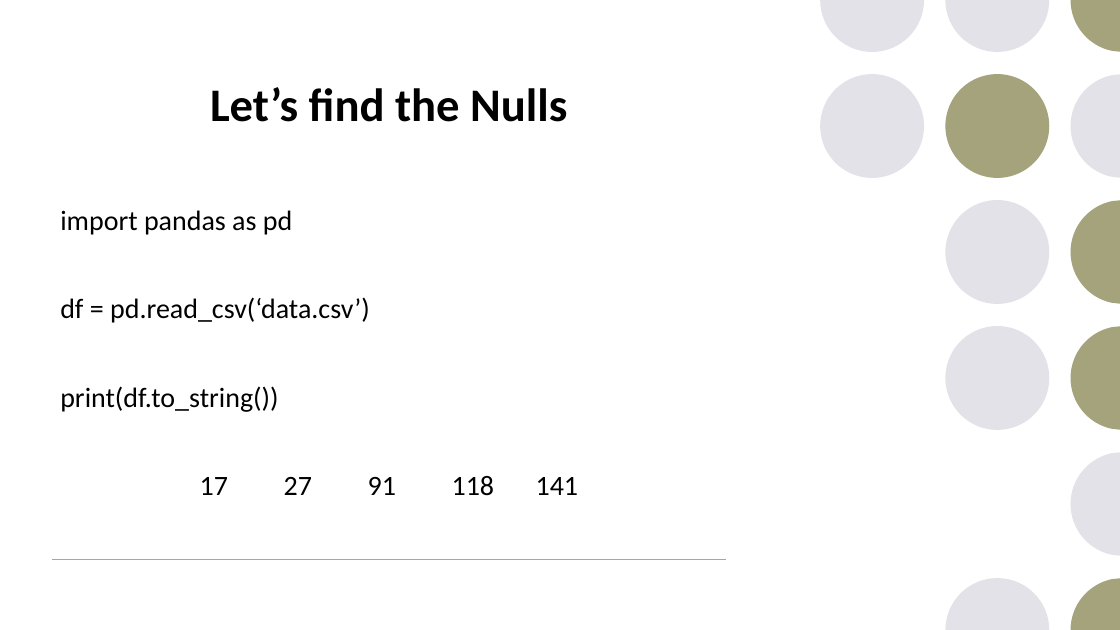
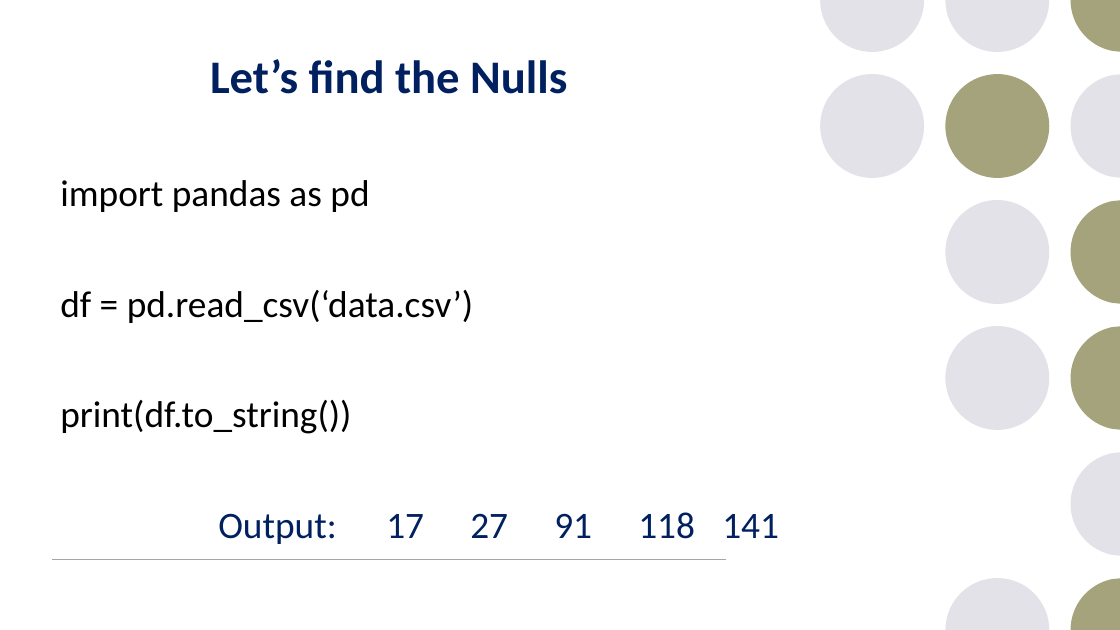
Before and after one commit to JohanBester/PythonResources, a slide deck: slide 37 of DAP_PowerPoints/week6-pandas.pptx (slide 38 before the commit). Drawn at 1120x630 pixels with LibreOffice and Linux fonts; fonts in the diff are those of the drawing. Boxes give left, top, right and bottom in pixels: in the first picture for what was removed or moved away, otherwise in the second. Text is boxed around its words. In the diff, an @@ line names an element or a change of style, - is before the commit and + after.

```diff
--- a/DAP_PowerPoints/week6-pandas.pptx
+++ b/DAP_PowerPoints/week6-pandas.pptx
@@ title "Let’s find the Nulls": place and size @@
-title "Let’s find the Nulls" at [210, 87, 567, 122]
+title "Let’s find the Nulls" at [210, 59, 567, 94]
@@ title "Let’s find the Nulls" at [210, 59, 567, 94]: text colour #000000 to #002060 @@
@@ text "import pandas as pd": place and size @@
-text "import pandas as pd" at [60, 210, 579, 496]
+text "import pandas as pd" at [60, 180, 779, 544]
@@ text at [60, 180, 473, 434]: size 24 to 32 pt in "import pandas as pd", "df = pd.read_csv(‘data.csv’)", "print(df.to_string())" @@
@@ text at [218, 512, 779, 544]: text changed; size 24 to 32 pt; text colour #000000 to #002060 @@
-17 27 91 118 141
+Output: 17 27 91 118 141
```
Also in this commit, not shown: 63 other slides changed, 2 slides removed, 17 other files.
